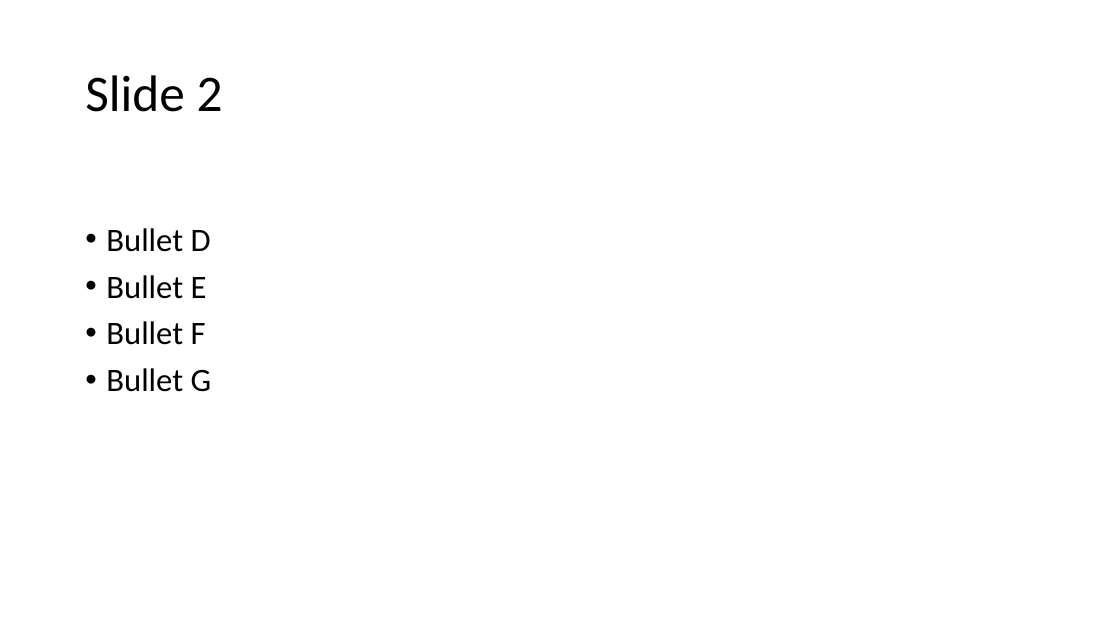
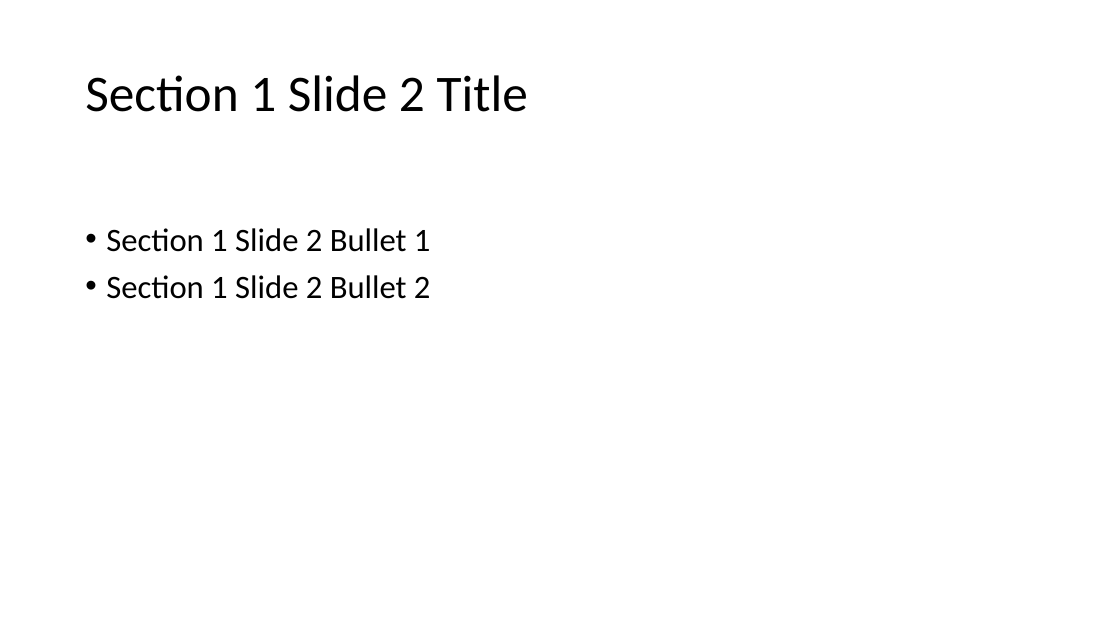
Before and after one commit to sevire/outlines_unleashed_webapp, a slide deck: slide 4 of ou_app/resources/ppt_output_01.pptx. Drawn at 1120x630 pixels with LibreOffice and Linux fonts; fonts in the diff are those of the drawing. Boxes give left, top, right and bottom in pixels: in the first picture for what was removed or moved away, otherwise in the second. Text is boxed around its words. In the diff, an @@ line names an element or a change of style, - is before the commit and + after.

```diff
--- a/ou_app/resources/ppt_output_01.pptx
+++ b/ou_app/resources/ppt_output_01.pptx
@@ title at (x1=85, y1=75, x2=528, y2=112): text changed @@
-Slide 2
+Section 1 Slide 2 Title
@@ text at (x1=106, y1=228, x2=431, y2=299): text changed @@
-• Bullet D
-• Bullet E
-• Bullet F
-• Bullet G
+• Section 1 Slide 2 Bullet 1
+• Section 1 Slide 2 Bullet 2
```
Also in this commit, not shown: 1 other slide changed, 4 slides added, 11 slides removed, 2 other files.
